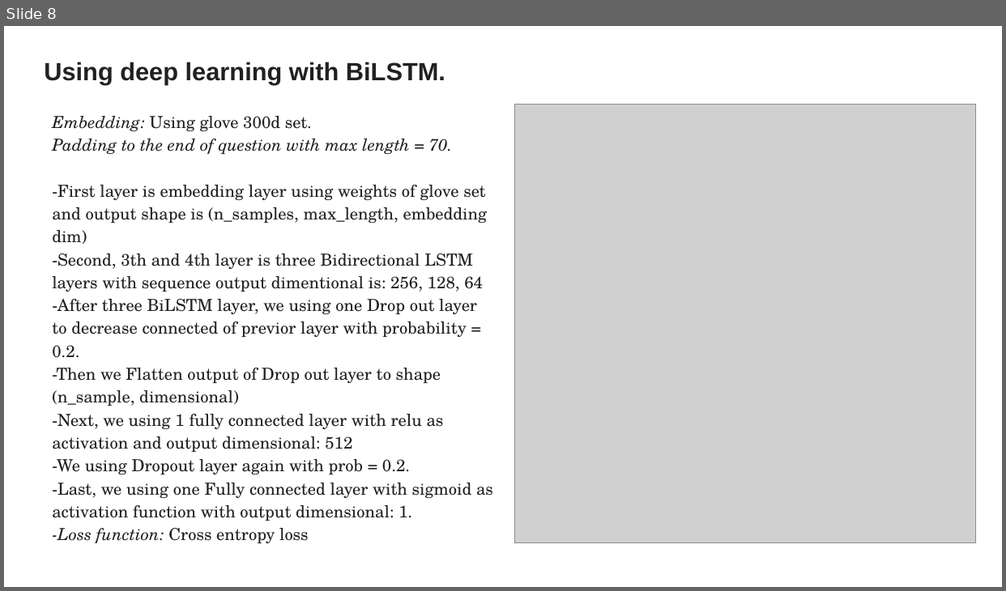
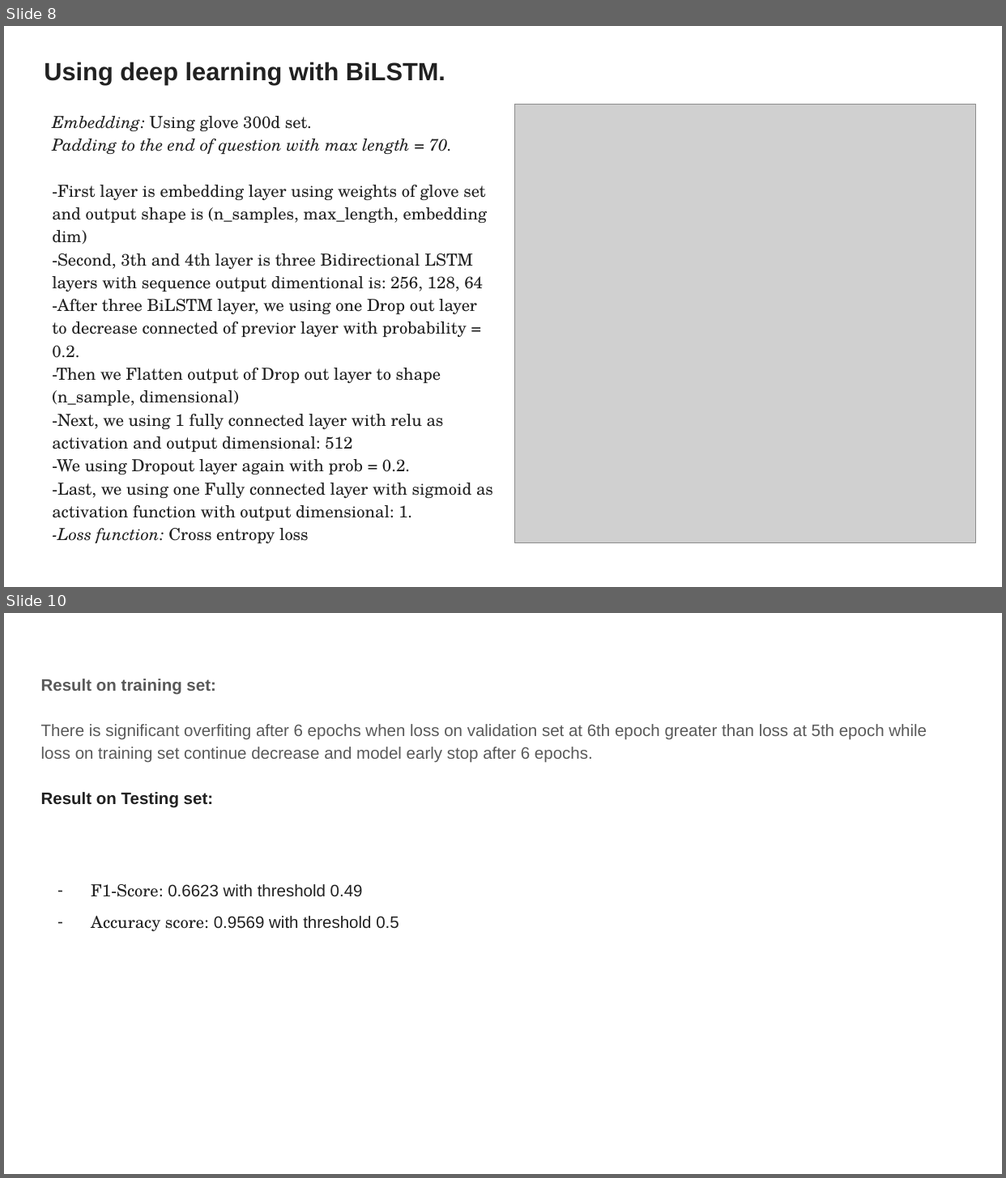
Before and after one commit to longcld/Final-Project---VEF-Academy, a slide deck: VEF ACADEMY - FINAL PROJECT.pptx. Shown one above the other, each under a label of ours: slide 8 before the commit, slides 8 and 10 after it; the slides between them are not shown. The pictures are 1006x591 and 1006x1178 pixels, drawn with LibreOffice and Linux fonts; fonts in the diff are those of the drawing; grey boxes stand for pictures. Boxes give left, top, right and bottom in pixels: in the first picture for what was removed or moved away, otherwise in the second. Text is boxed around its words. In the diff, an @@ line names an element or a change of style, - is before the commit and + after.

```diff
--- a/VEF ACADEMY - FINAL PROJECT.pptx
+++ b/VEF ACADEMY - FINAL PROJECT.pptx
@@ slide 10 added at (4,613,1002,1174), background #FFFFFF @@
@@ text added at (41,679,927,931), 12 pt, text #595959 @@
+Result on training set:
+There is significant overfiting after 6 epochs when loss on validation set at 6th epoch greater than loss at 5th epoch while loss on training set continue decrease and model early stop after 6 epochs.
+Result on Testing set:
+– F1-Score: 0.6623 with threshold 0.49
+– Accuracy score: 0.9569 with threshold 0.5
```
Also in this commit, not shown: 1 slide changed, 3 other files.
